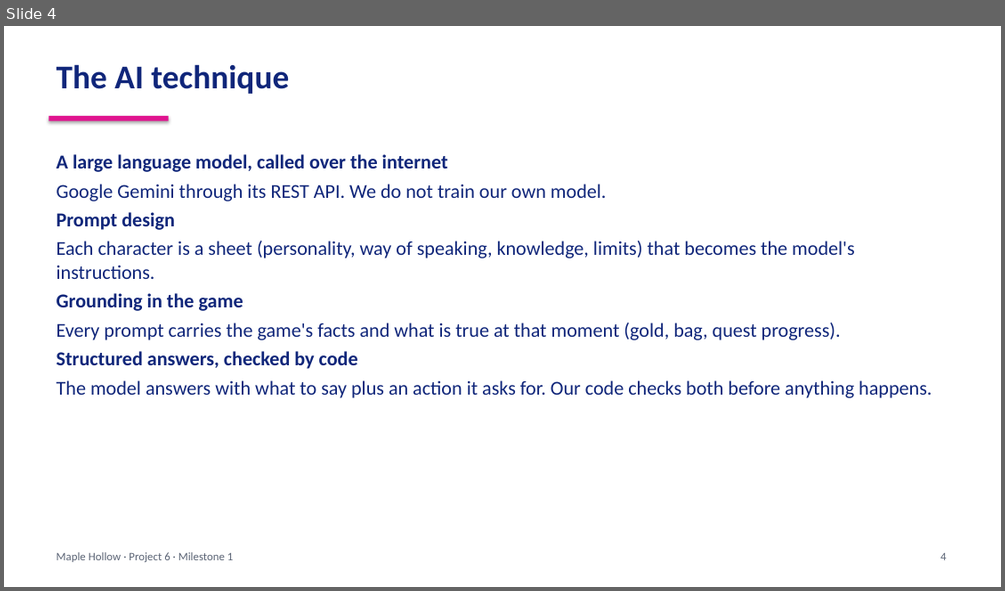
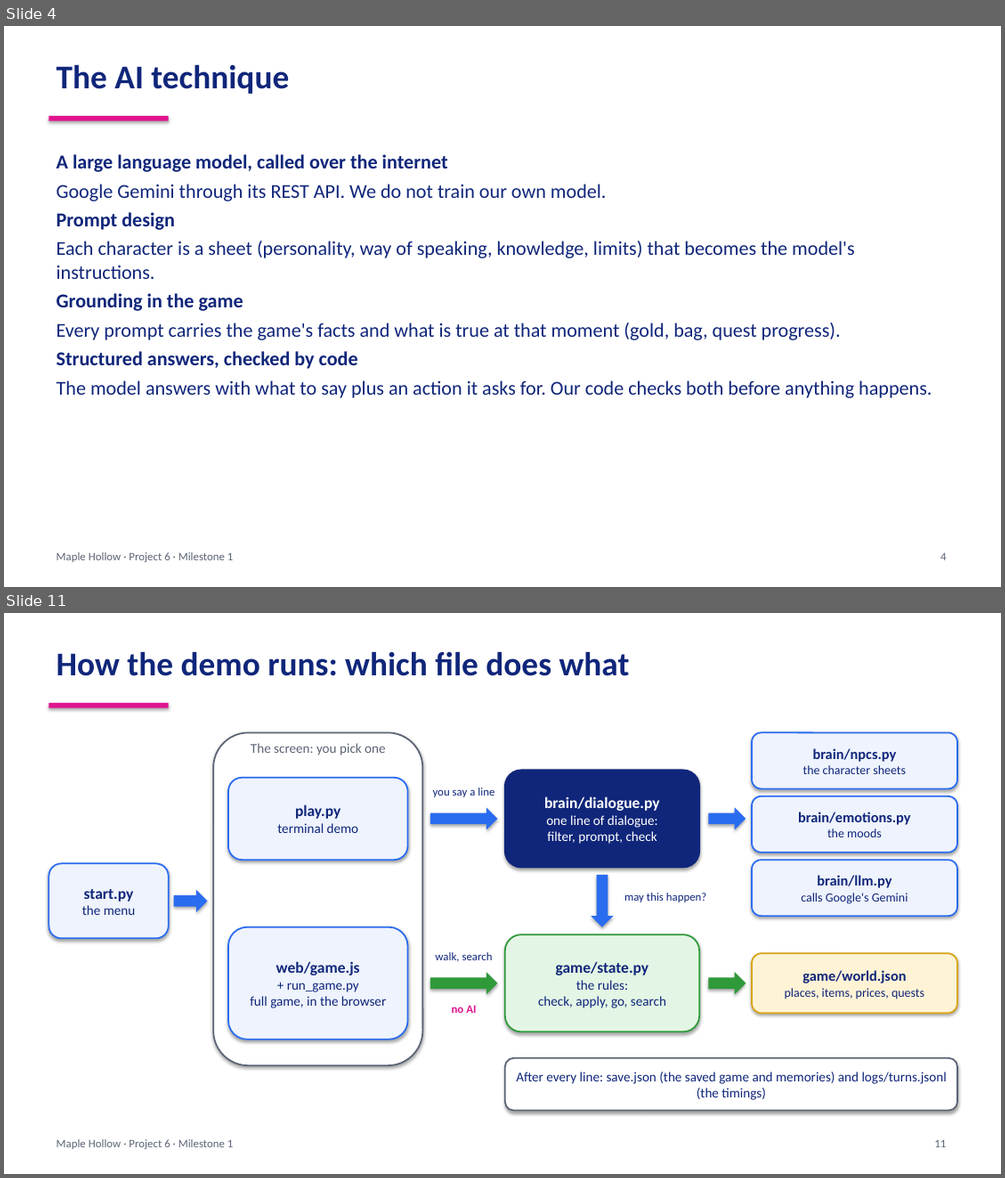
Before and after one commit to MakiseKirusu/Generative_AI_NPC_Dialogue_System, a slide deck: docs/Milestone1_slides.pptx. Shown one above the other, each under a label of ours: slide 4 before the commit, slides 4 and 11 after it; the slides between them are not shown. The pictures are 1005x591 and 1005x1178 pixels, drawn with LibreOffice and Linux fonts; fonts in the diff are those of the drawing. Boxes give left, top, right and bottom in pixels: in the first picture for what was removed or moved away, otherwise in the second. Text is boxed around its words. In the diff, an @@ line names an element or a change of style, - is before the commit and + after.

Commit message:
Update NPC dialogue system: new docs, slides, scenarios, and game/brain changes

```diff
--- a/docs/Milestone1_slides.pptx
+++ b/docs/Milestone1_slides.pptx
@@ slide 11 added at (x1=4, y1=613, x2=1001, y2=1174), background #FFFFFF @@
@@ text added at (x1=57, y1=651, x2=630, y2=676), 32 pt, text #10267A, bold @@
+How the demo runs: which file does what
@@ rectangle added at (x1=48, y1=703, x2=169, y2=708), fill #E0148F @@
@@ rounded rectangle added at (x1=213, y1=732, x2=423, y2=1065), fill #FFFFFF, outline #5B6475 1.5 pt @@
@@ text added at (x1=251, y1=743, x2=385, y2=755), 13 pt, text #5B6475 @@
+The screen: you pick one
@@ rounded rectangle added at (x1=752, y1=732, x2=957, y2=788), fill #EEF3FD, outline #2A6CF0 1.5 pt, 12 pt, text #10267A @@
+brain/npcs.py
+the character sheets
@@ rounded rectangle added at (x1=505, y1=770, x2=699, y2=868), fill #10267A, outline #10267A 1.5 pt, 13 pt, text #FFFFFF @@
+brain/dialogue.py
+one line of dialogue:
+filter, prompt, check
@@ rounded rectangle added at (x1=228, y1=778, x2=408, y2=860), fill #EEF3FD, outline #2A6CF0 1.5 pt, 13 pt, text #10267A @@
+play.py
+terminal demo
@@ text added at (x1=433, y1=787, x2=494, y2=797), 11 pt, text #10267A @@
+you say a line
@@ rounded rectangle added at (x1=752, y1=796, x2=957, y2=852), fill #EEF3FD, outline #2A6CF0 1.5 pt, 14 pt, text #10267A, bold @@
+brain/emotions.py
+the moods
@@ right arrow added at (x1=430, y1=807, x2=498, y2=830), fill #2A6CF0 @@
@@ right arrow added at (x1=708, y1=807, x2=745, y2=830), fill #2A6CF0 @@
@@ rounded rectangle added at (x1=48, y1=863, x2=169, y2=938), fill #EEF3FD, outline #2A6CF0 1.5 pt, 15 pt, text #10267A, bold @@
+start.py
+the menu
@@ down arrow added at (x1=591, y1=875, x2=614, y2=927), fill #2A6CF0 @@
@@ rounded rectangle added at (x1=752, y1=860, x2=957, y2=916), fill #EEF3FD, outline #2A6CF0 1.5 pt, 12 pt, text #10267A @@
+brain/llm.py
+calls Google's Gemini
@@ right arrow added at (x1=174, y1=890, x2=208, y2=912), fill #2A6CF0 @@
@@ text added at (x1=624, y1=892, x2=707, y2=902), 11 pt, text #10267A @@
+may this happen?
@@ rounded rectangle added at (x1=228, y1=927, x2=408, y2=1039), fill #EEF3FD, outline #2A6CF0 1.5 pt, 13 pt, text #10267A @@
+web/game.js
++ run_game.py
+full game, in the browser
@@ text added at (x1=435, y1=952, x2=493, y2=962), 11 pt, text #10267A @@
+walk, search
@@ rounded rectangle added at (x1=505, y1=934, x2=699, y2=1032), fill #E3F6E5, outline #2F9A3A 1.5 pt, 13 pt, text #10267A @@
+game/state.py
+the rules:
+check, apply, go, search
@@ rounded rectangle added at (x1=752, y1=953, x2=957, y2=1013), fill #FFF3D6, outline #D9A514 1.5 pt, 12 pt, text #10267A @@
+game/world.json
+places, items, prices, quests
@@ right arrow added at (x1=430, y1=972, x2=498, y2=995), fill #2F9A3A @@
@@ right arrow added at (x1=708, y1=972, x2=745, y2=995), fill #2F9A3A @@
@@ text added at (x1=452, y1=1005, x2=476, y2=1013), 11 pt, text #E0148F, bold @@
+no AI
@@ rounded rectangle added at (x1=505, y1=1058, x2=957, y2=1111), fill #FFFFFF, outline #5B6475 1.5 pt, 13 pt, text #10267A @@
+After every line: save.json (the saved game and memories) and logs/turns.jsonl (the timings)
@@ text added at (x1=57, y1=1139, x2=233, y2=1149), 11 pt, text #5B6475 @@
+Maple Hollow · Project 6 · Milestone 1
@@ text added at (x1=934, y1=1140, x2=946, y2=1147), 11 pt, text #5B6475 @@
+11
```
Also in this commit, not shown: 11 slides changed, 5 other slides added, 31 other files.
